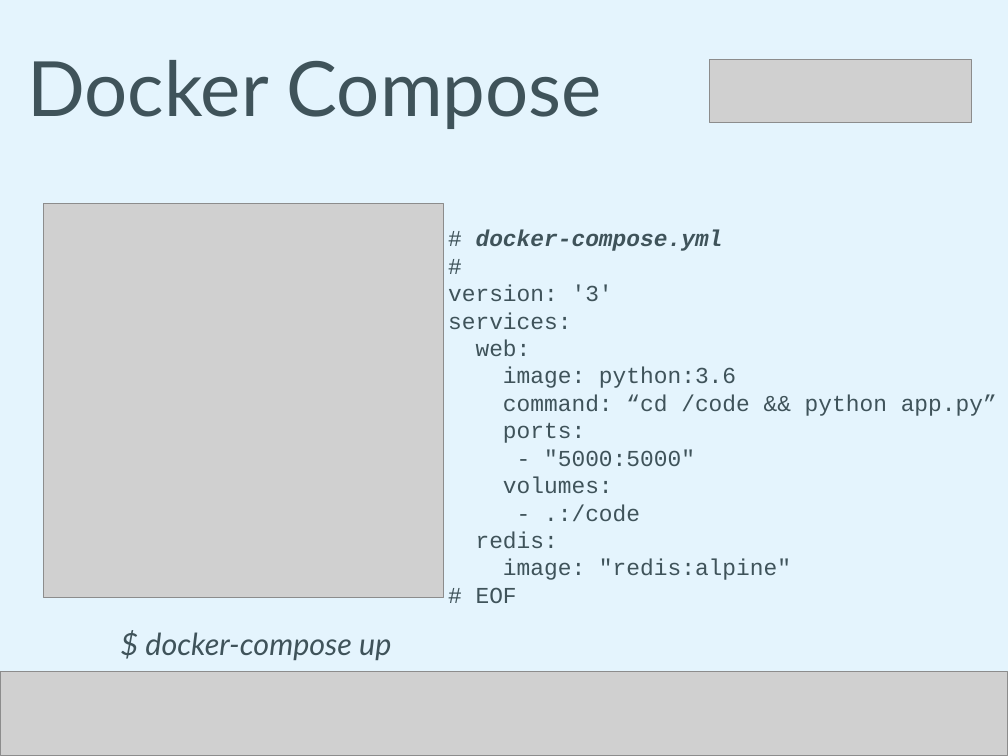
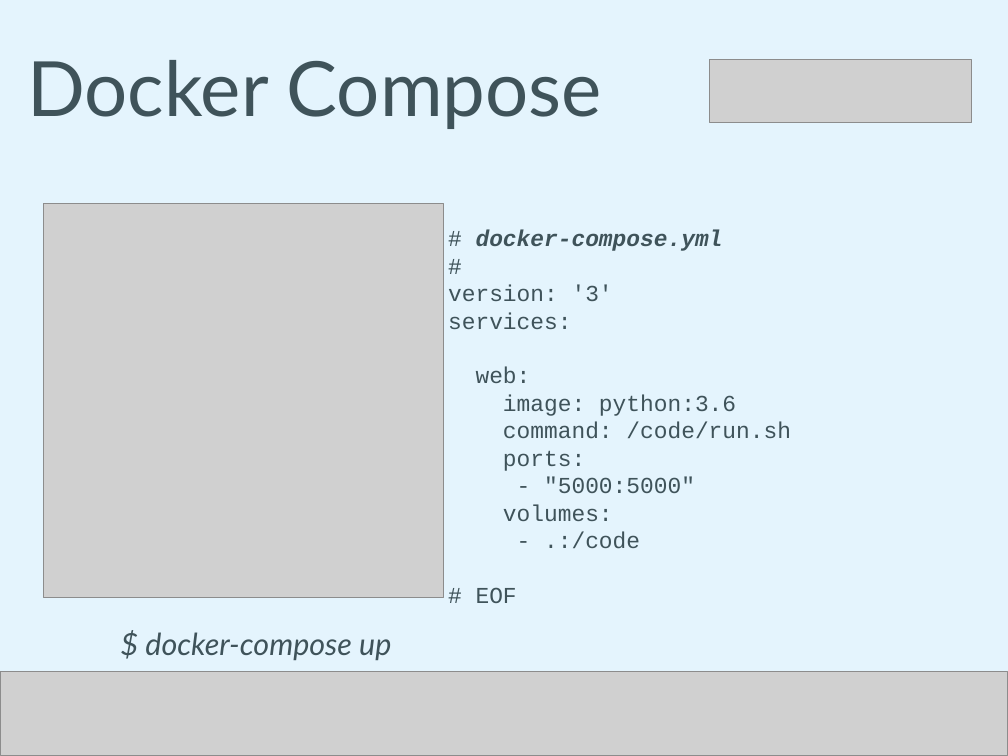
Before and after one commit to humitos/docker-workshop, a slide deck: slide 34 of talk/docker.odp (slide 27 before the commit). Drawn at 1008x756 pixels with LibreOffice and Linux fonts; fonts in the diff are those of the drawing; grey boxes stand for pictures. Boxes give left, top, right and bottom in pixels: in the first picture for what was removed or moved away, otherwise in the second. Text is boxed around its words. In the diff, an @@ line names an element or a change of style, - is before the commit and + after.

```diff
--- a/talk/docker.odp
+++ b/talk/docker.odp
@@ text at <box>503,422,791,439</box>: text changed @@
-command: “cd /code && python app.py”
+command: /code/run.sh
@@ text at <box>476,531,791,580</box>: paragraphs removed @@
-redis:
-image: "redis:alpine"
```
Also in this commit, not shown: 3 other slides changed, 7 slides added, 1 slide removed.
